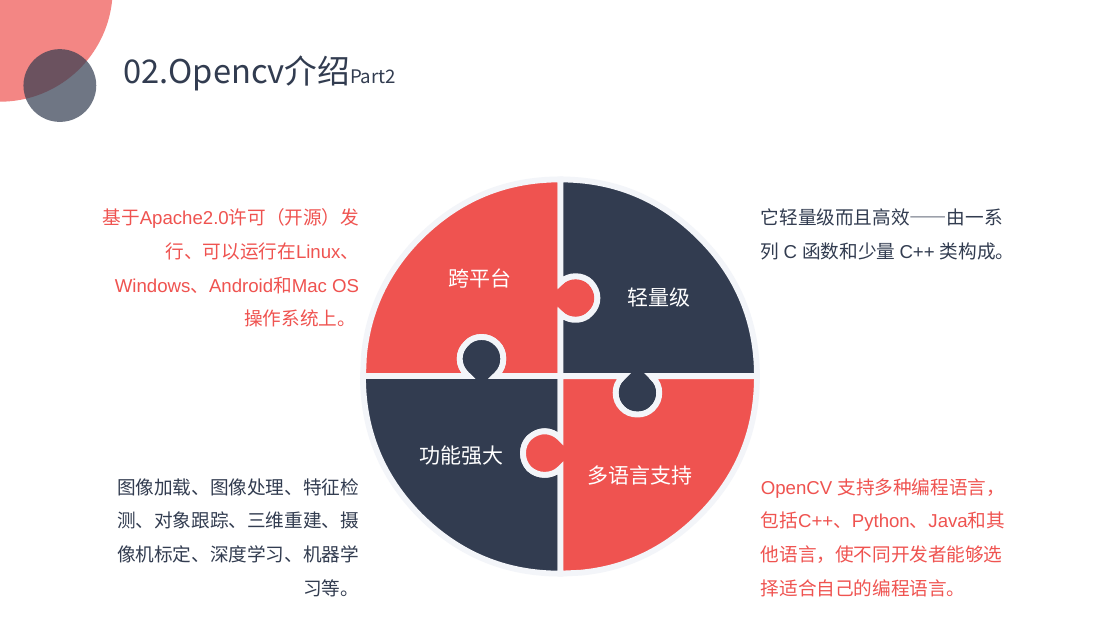
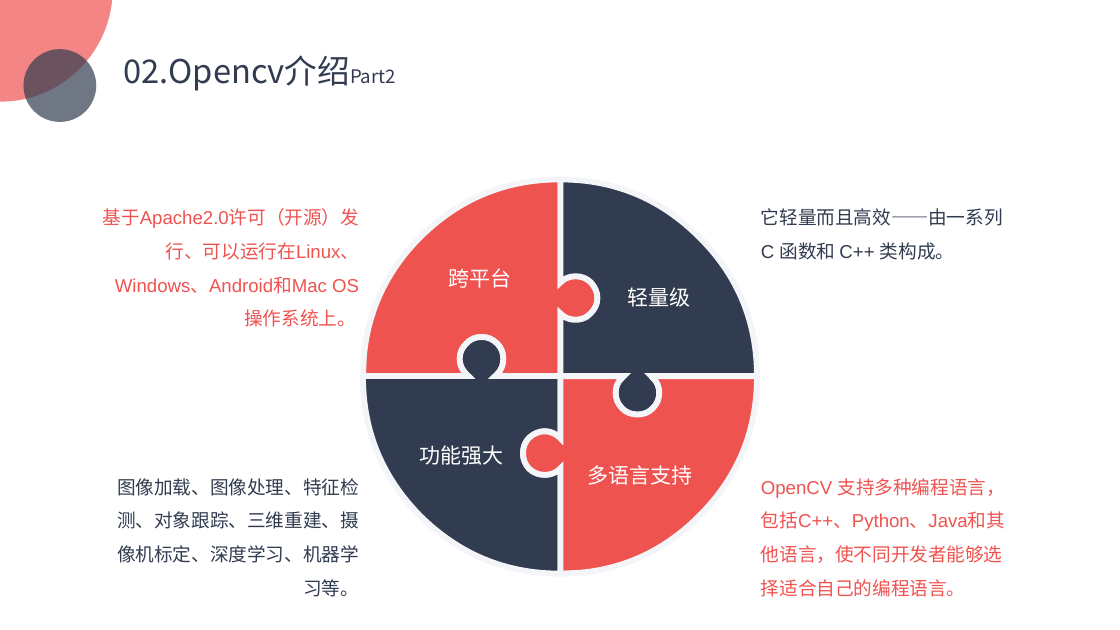
Before and after one commit to TJDPGr9/OpencvFeatureDetectorResearch, a slide deck: slide 6 of OpencvFInal/Opencv.pptx. Drawn at 1120x630 pixels with LibreOffice and Linux fonts; fonts in the diff are those of the drawing; background and template pictures are left out. Boxes give left, top, right and bottom in pixels: in the first picture for what was removed or moved away, otherwise in the second. Text is boxed around its words. In the diff, an @@ line names an element or a change of style, - is before the commit and + after.

```diff
--- a/OpencvFInal/Opencv.pptx
+++ b/OpencvFInal/Opencv.pptx
@@ text at (761,208,1003,260): text changed @@
-它轻量级而且高效——由一系列 C 函数和少量 C++ 类构成。
+它轻量而且高效——由一系列 C 函数和 C++ 类构成。
```
Also in this commit, not shown: 2 other slides changed, 1 slide added.
